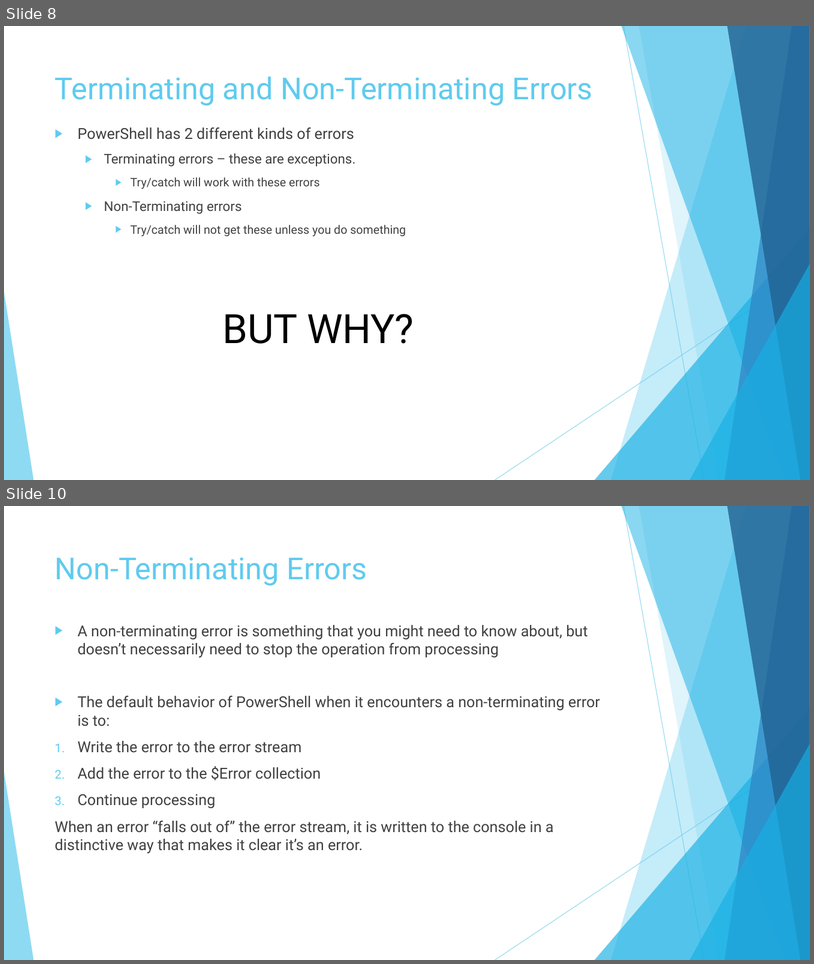
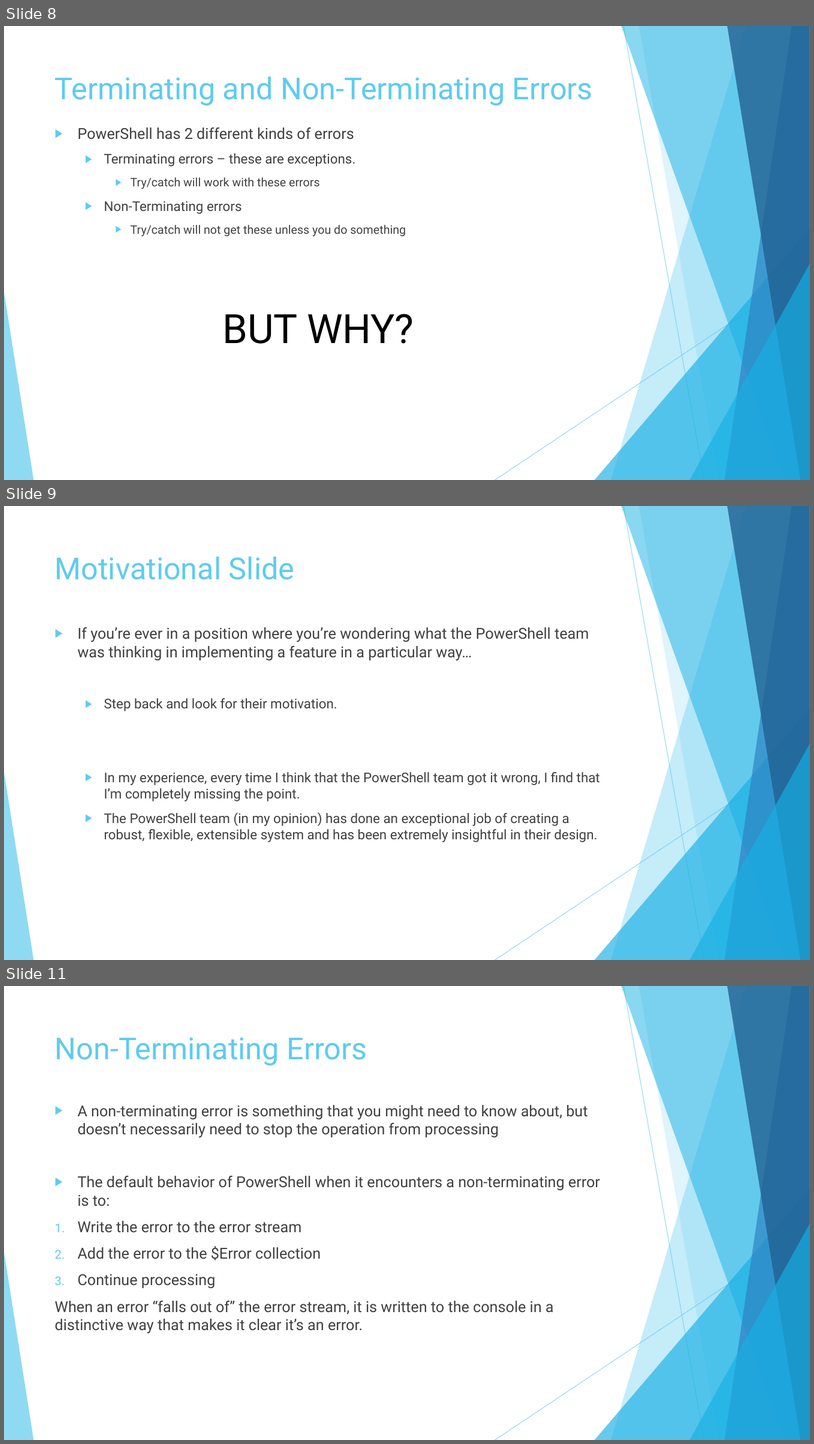
Before and after one commit to MikeShepard/Documents, a slide deck: PowerShell Error Handling.pptx. Shown one above the other, each under a label of ours: slides 8 and 10 before the commit, slides 8, 9 and 11 after it; the slides between them are not shown. The pictures are 814x964 and 814x1444 pixels, drawn with LibreOffice and Linux fonts; fonts in the diff are those of the drawing. Boxes give left, top, right and bottom in pixels: in the first picture for what was removed or moved away, otherwise in the second. Text is boxed around its words. In the diff, an @@ line names an element or a change of style, - is before the commit and + after.

```diff
--- a/PowerShell Error Handling.pptx
+++ b/PowerShell Error Handling.pptx
@@ slide 9 added at <box>4,506,810,960</box>, background #FFFFFF; not listed: 10 template elements that a slide beside it also shows @@
@@ title added at <box>55,556,294,580</box>, 36 pt, text #5FCBEF @@
+Motivational Slide
@@ text added at <box>78,627,600,842</box>, 16 pt, text #404040 @@
+▶ If you’re ever in a position where you’re wondering what the PowerShell team was thinking in implementing a feature in a particular way…
+  ▶ Step back and look for their motivation.
+  ▶ In my experience, every time I think that the PowerShell team got it wrong, I find that I’m completely missing the point.
+  ▶ The PowerShell team (in my opinion) has done an exceptional job of creating a robust, flexible, extensible system and has been extremely insightful in their design.
@@ what was slide 10 is now slide 11 @@
```
Also in this commit, not shown: 2 slides changed.
